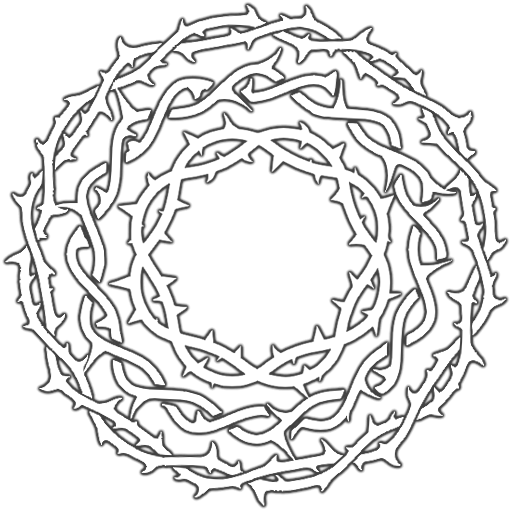
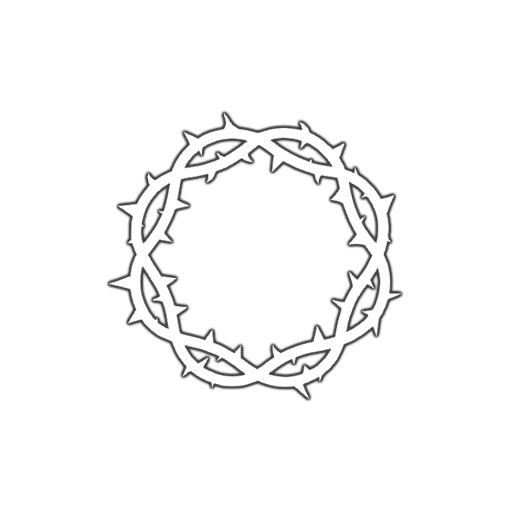
Layers edited between the first and the second w=512, h=512 image:
hid "Paint Layer 3", painted on it over [2, 1, 510, 509]
hid "Paint Layer 5", painted on it over [2, 1, 510, 509]
